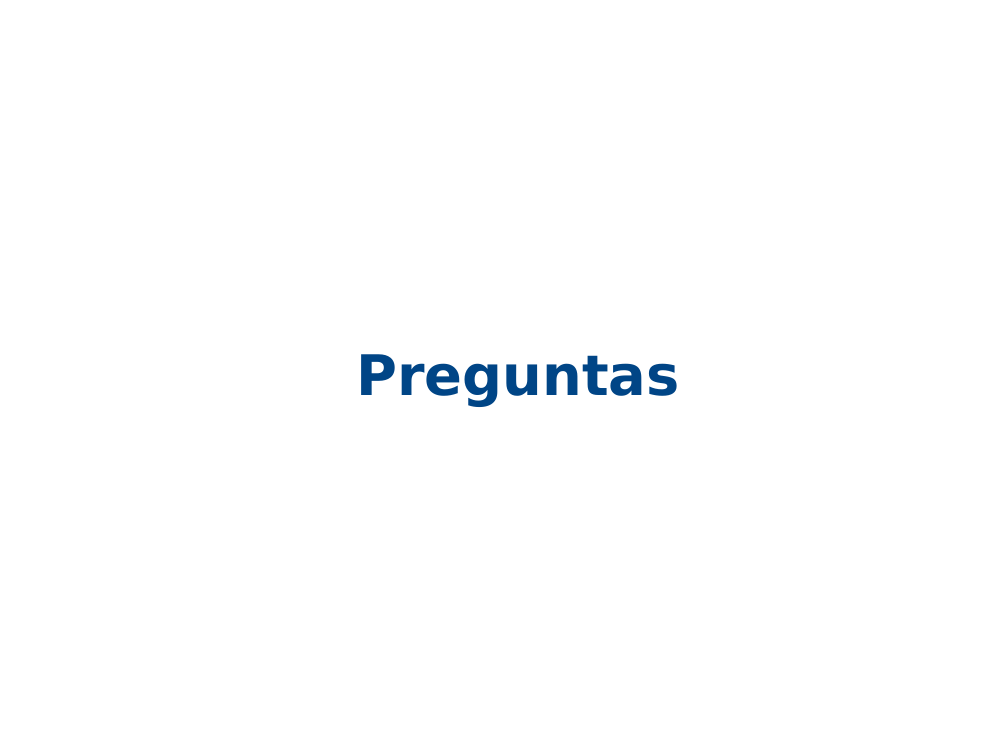
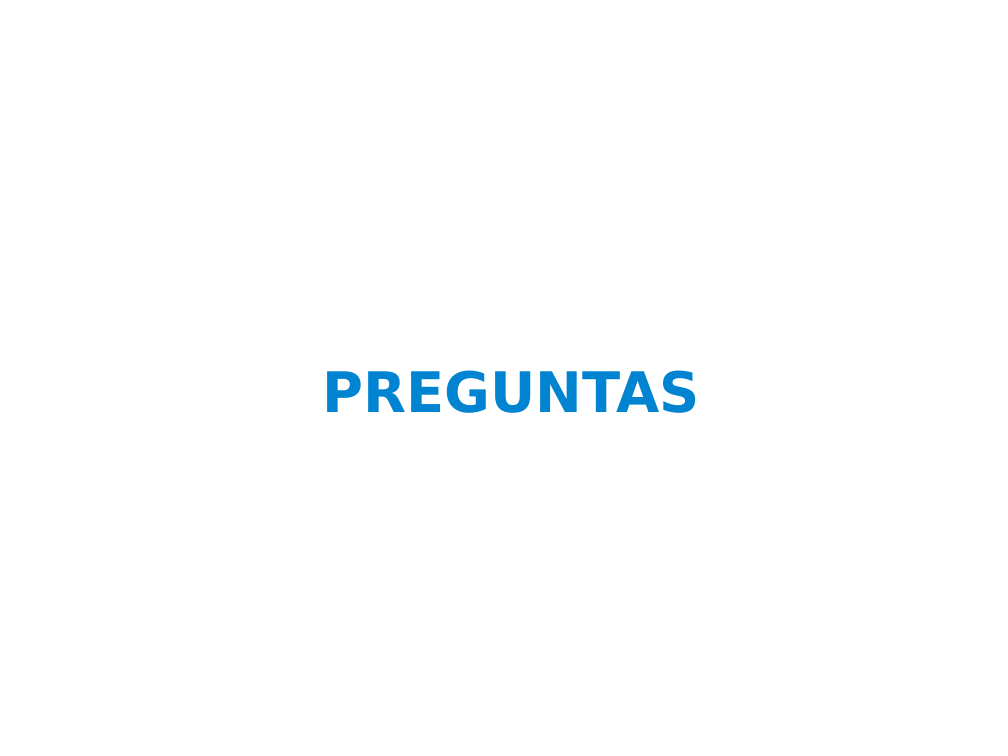
Before and after one commit to ernesto-g/tpfinalcese, a slide deck: slide 25 of presentacion/presentacion_v1.odp (slide 22 before the commit). Drawn at 1008x756 pixels with LibreOffice and Linux fonts; fonts in the diff are those of the drawing; background and template pictures are left out. Boxes give left, top, right and bottom in pixels: in the first picture for what was removed or moved away, otherwise in the second. Text is boxed around its words. In the diff, an @@ line names an element or a change of style, - is before the commit and + after.

```diff
--- a/presentacion/presentacion_v1.odp
+++ b/presentacion/presentacion_v1.odp
@@ title at (322,370,699,413): text changed; text colour #004586 to #0084D1 @@
-Preguntas
+PREGUNTAS
```
Also in this commit, not shown: 5 other slides changed, 7 slides added, 4 slides removed.
